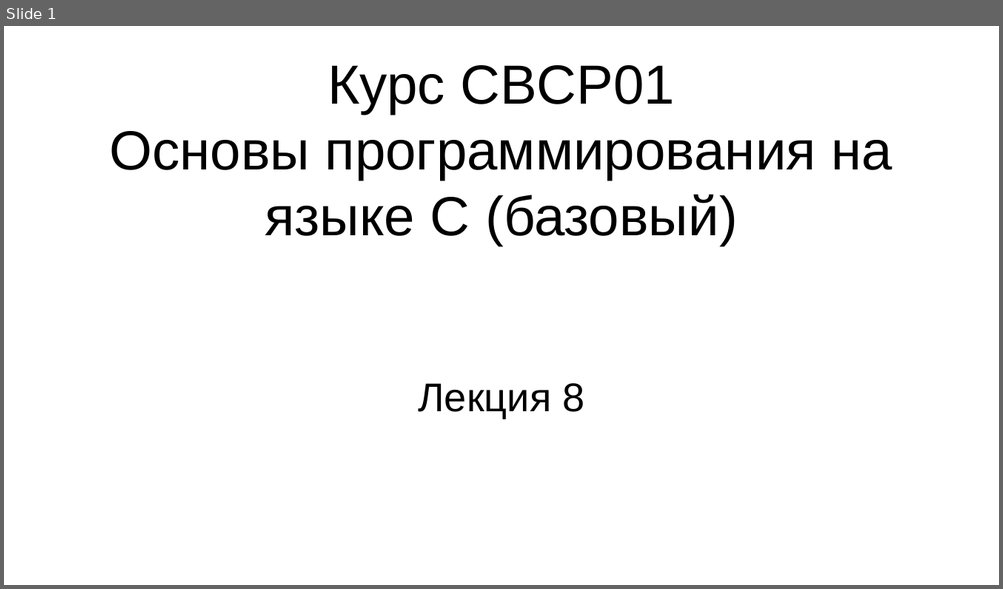
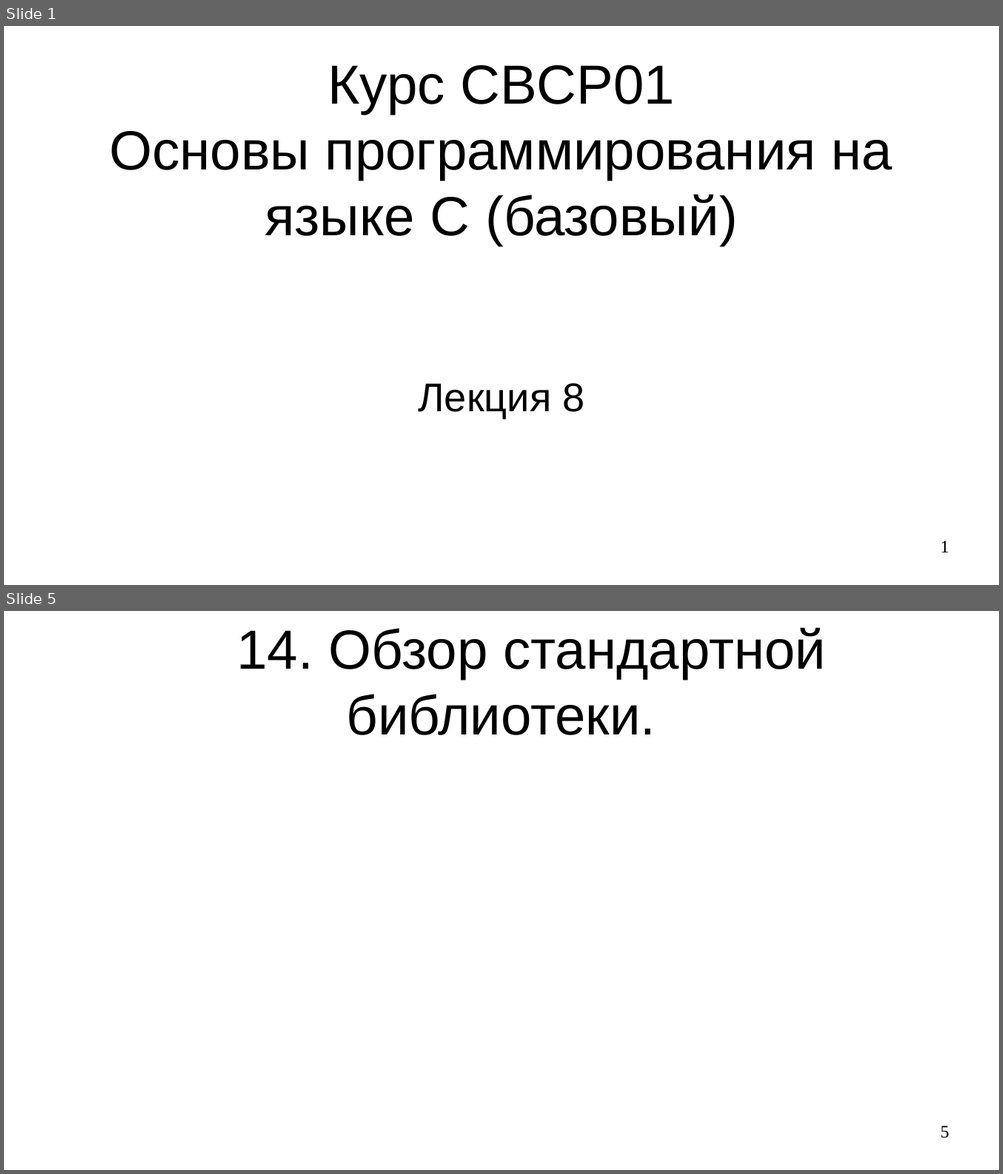
Before and after one commit to steelcraft/stud-lab, a slide deck: Лекции/CBCP01#L8.odp. Shown one above the other, each under a label of ours: slide 1 before the commit, slides 1 and 5 after it; the slides between them are not shown. The pictures are 1003x589 and 1003x1174 pixels, drawn with LibreOffice and Linux fonts; fonts in the diff are those of the drawing. Boxes give left, top, right and bottom in pixels: in the first picture for what was removed or moved away, otherwise in the second. Text is boxed around its words. In the diff, an @@ line names an element or a change of style, - is before the commit and + after.

```diff
--- a/Лекции/CBCP01#L8.odp
+++ b/Лекции/CBCP01#L8.odp
@@ slide 5 added at (4, 611, 999, 1170), background #FFFFFF @@
@@ title added at (237, 627, 825, 735), 44 pt, text #000000 @@
+14. Обзор стандартной библиотеки.
@@ page number added at (940, 1126, 949, 1139), 14 pt, text #000000 @@
+5
@@ slide 1 changed as well @@
@@ page number added at (940, 541, 949, 553), 14 pt, text #000000 @@
+1
```
Also in this commit, not shown: 3 other slides added.
